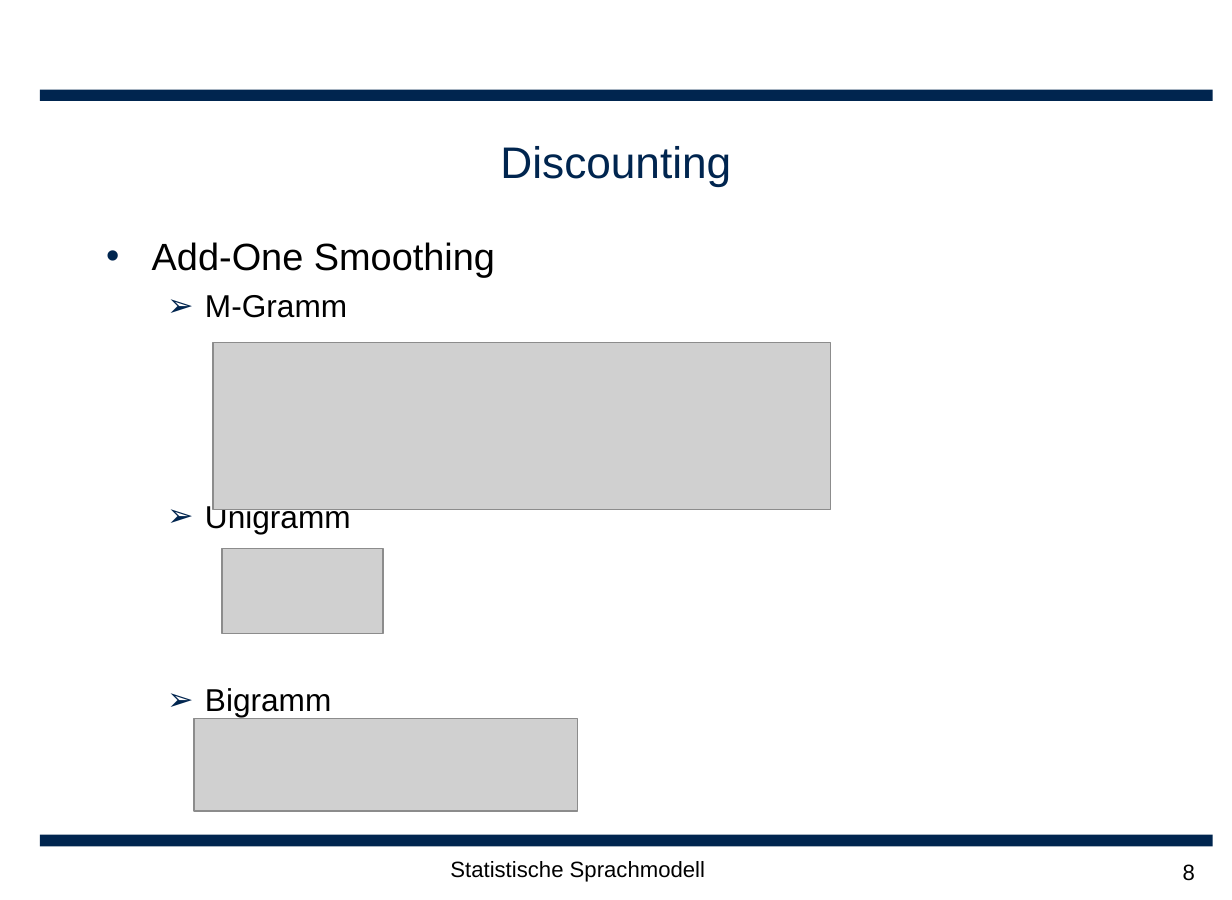
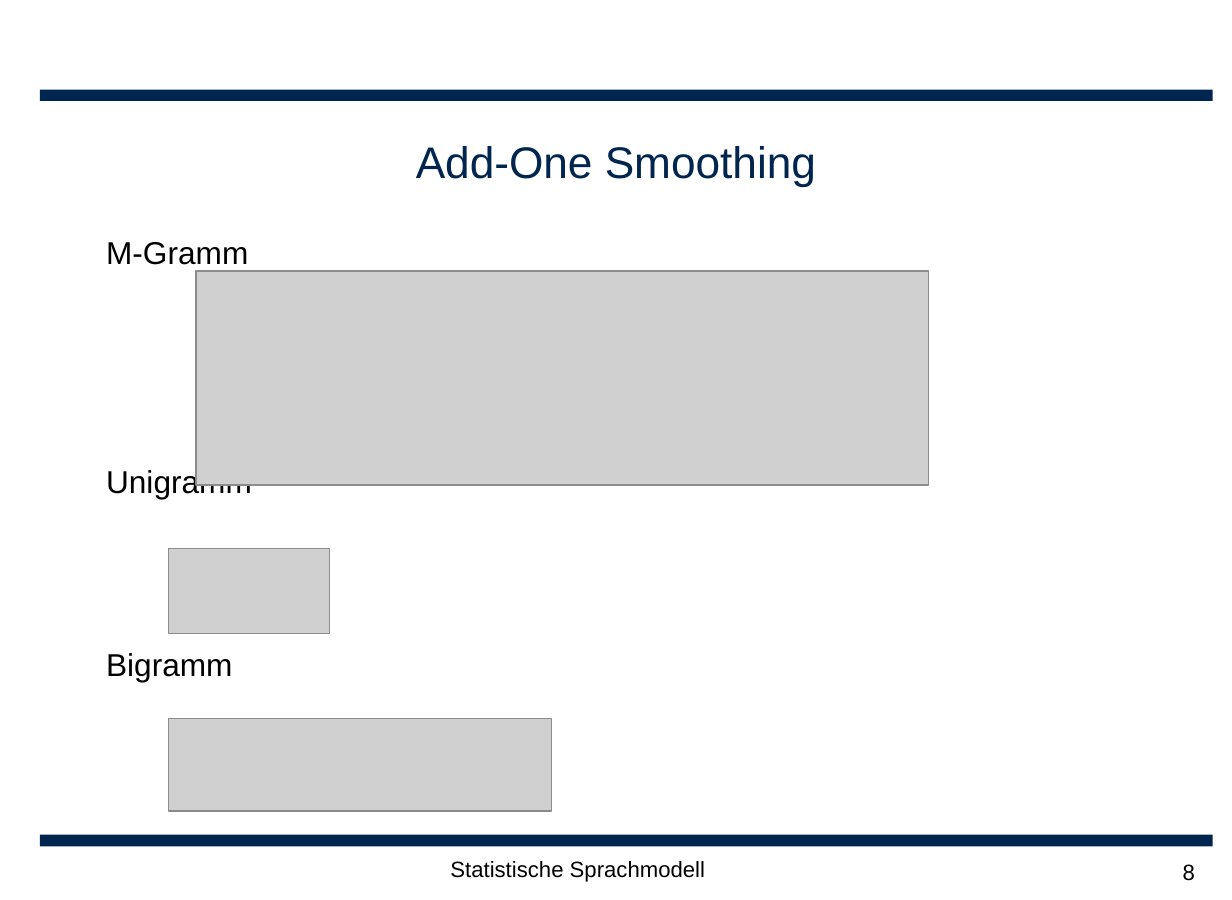
Before and after one commit to leonard117/arbeittet, a slide deck: slide 8 of ARS/doc/Statische Sprachmodellierung.ppt. Drawn at 1232x900 pixels with LibreOffice and Linux fonts; fonts in the diff are those of the drawing; grey boxes stand for pictures; background and template pictures are left out. Boxes give left, top, right and bottom in pixels: in the first picture for what was removed or moved away, otherwise in the second. Text is boxed around its words. In the diff, an @@ line names an element or a change of style, - is before the commit and + after.

```diff
--- a/ARS/doc/Statische Sprachmodellierung.ppt
+++ b/ARS/doc/Statische Sprachmodellierung.ppt
@@ title at (416, 146, 816, 187): text changed @@
-Discounting
+Add-One Smoothing
@@ text "M-Gramm" at (106, 242, 252, 682): bullet ➢ to none; list level 2 to 1 in "M-Gramm"; list level 2 to 1 in "Unigramm"; list level 2 to 1 in "Bigramm" @@
@@ text at (152, 242, 495, 278): paragraph removed @@
-• Add-One Smoothing
@@ picture: place and size @@
-picture at (194, 718, 577, 810)
+picture at (195, 270, 927, 484)
@@ picture: place and size @@
-picture at (222, 548, 383, 632)
+picture at (168, 548, 330, 632)
@@ picture: place and size @@
-picture at (213, 342, 830, 509)
+picture at (168, 718, 551, 810)
```
Also in this commit, not shown: 7 other slides changed, 1 other file.
